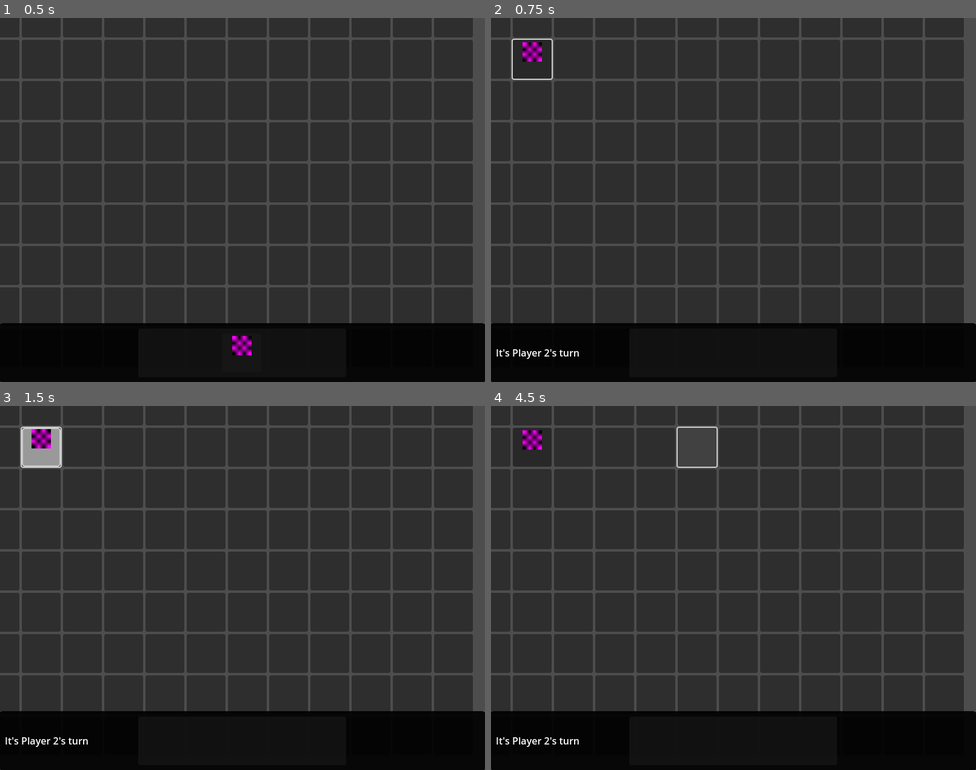
Above: before the commit, frames 1-4 (two rows, left to right).
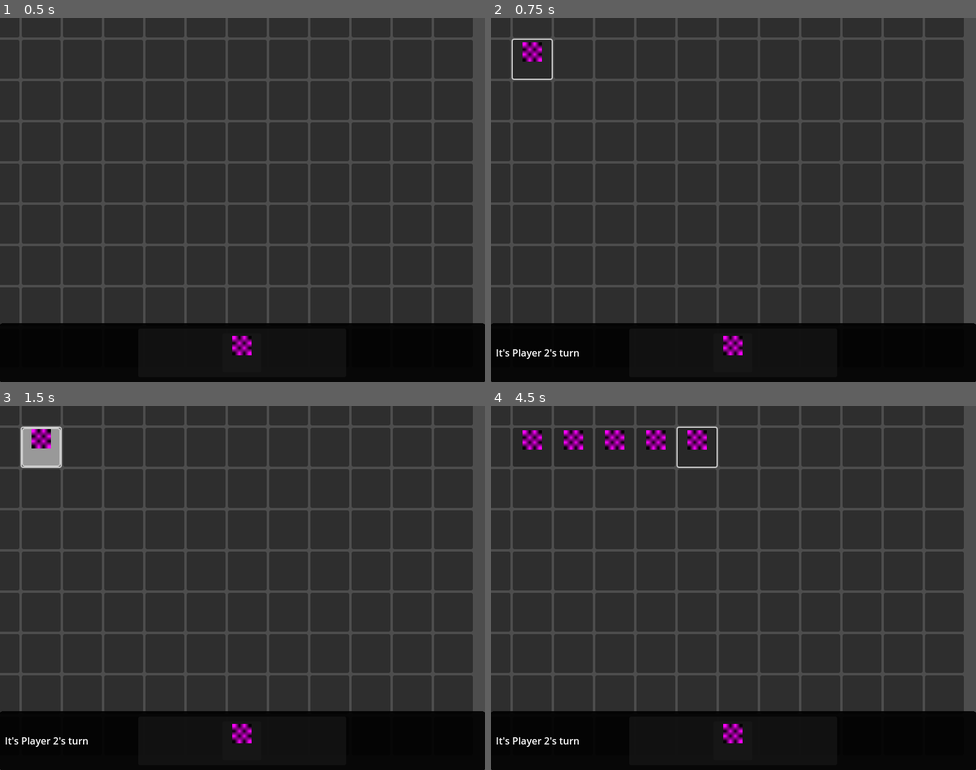
Above: after the commit, the same moments.

Repository: BrnLng/godot-bg-2511
Game: Godot game, scene res://scenes/main.tscn
Two runs of this game, one before a commit and one after it. Both use one fixed random seed, a clock stepped at 60 frames per second and the inputs below.
Inputs (mouse positions are in pixels of both pictures, inside the frame that each line leads up to):
- Up to frame 1 (0.5 s): no input
- Up to frame 2 (0.75 s): click (529, 58) at 0.52 s
- Up to frame 3 (1.5 s): click (38, 446) at 1.25 s
- Up to frame 4 (4.5 s): click (573, 446) at 2.02 s; click (617, 446) at 2.77 s; click (655, 446) at 3.52 s; click (694, 446) at 4.27 s

Frame 1 is identical in both runs. In frame 2, 0.2% of the frame differs, in the area x 47-52%, y 87-93%; in frame 3, 0.2%; in frame 4, 1.7%, in the area x 15-52%, y 6-93%.
Error before the commit: Invalid assignment of property or key 'position' with value of type 'Vector2' on a base object of type 'null instance'. (res://scenes/components/base_slot.gd:4…

Commit message:
returning with AI helper idea to keep pushing

Diff:
--- a/games/04_mini_carcassone.gd
+++ b/games/04_mini_carcassone.gd
@@ -5,6 +5,7 @@
 
 @onready var grid_container = %MainGridContainer  # as BaseRegion
 var cells: Dictionary[Vector2i, GridSlotPositionedRegion] = {}
+var tile_deck: Array[MiniCarcassoneTileComponent] = []
 
 const TILE_SIZE = Vector2(64, 64)
 
@@ -14,10 +15,8 @@
 	grid_container.position = Vector2(-TILE_SIZE.x/2, -TILE_SIZE.y/2)
 	setup_grid()
 
-	var first_tile: MiniCarcassoneTileComponent = game_tile_type.instantiate() as MiniCarcassoneTileComponent
-	first_tile.text = "test"
-	first_tile.is_active = true
-	call_deferred("to_panel_item", first_tile)
+	_init_deck()
+	_draw_next_tile()
 
 
 func setup_grid():
@@ -50,6 +49,29 @@
 			grid_container.add_child(tile_cell)
 
 
+func _init_deck():
+	# Cria uma pilha inicial de tiles (ex: 20 peças)
+	for i in range(20):
+		# var first_tile: MiniCarcassoneTileComponent = game_tile_type.instantiate() as MiniCarcassoneTileComponent
+		# first_tile.text = "test"
+		# first_tile.is_active = true
+		# call_deferred("to_panel_item", first_tile)
+		var tile = game_tile_type.instantiate() as MiniCarcassoneTileComponent
+		tile.text = str(i) # Apenas para debug/visualização
+		tile.is_active = true
+		tile_deck.append(tile)
+	# TODO: ungate -- tile_deck.shuffle()
+
+
+func _draw_next_tile():
+	if tile_deck.is_empty():
+		print("Deck vazio! Não há mais peças para comprar.")
+		return
+
+	var next_tile = tile_deck.pop_back()
+	call_deferred("to_panel_item", next_tile)
+
+
 func _on_cell_clicked(index: Vector2i):
 	if is_game_over or cells[index].player_owner != PlayerRef.NONE \
 		or index not in cells.keys():  # or not index BUGS @ 0,0
@@ -78,7 +100,12 @@
 		is_game_over = true
 		print("It's a draw!")
 	else:
-		TurnManager.pass_next()
+		if tile_deck.is_empty():
+			is_game_over = true
+			print("Fim de jogo - Acabaram os tiles!")
+		else:
+			_draw_next_tile()
+			pass_turn()
 
 
 func check_winner() -> bool:
Not shown, added: AGENTS.md
Not shown, added: AGSCOPE.md
Not shown, added: AGTASK.md
Not shown, added: BACKLOG.md
Not shown, added: SKILLS.md
Not shown, added: VSTYLE.md
